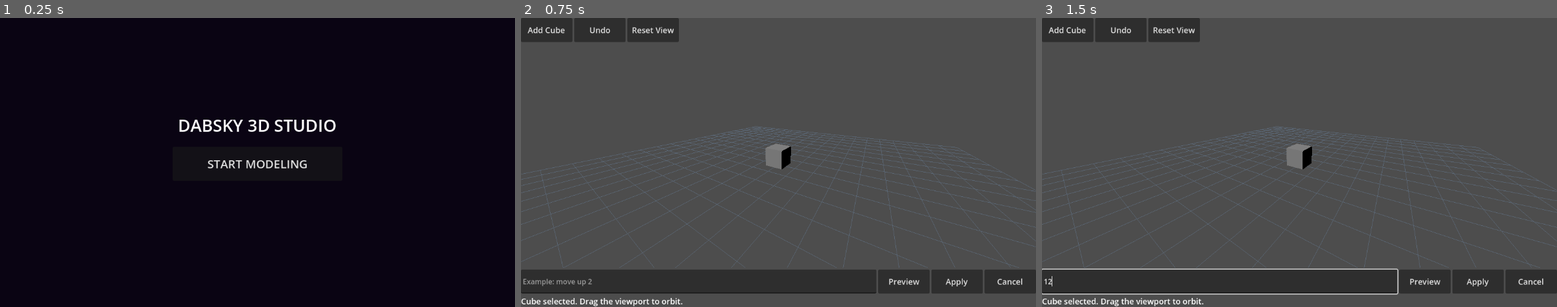
Above: before the commit, frames 1-3 (left to right).
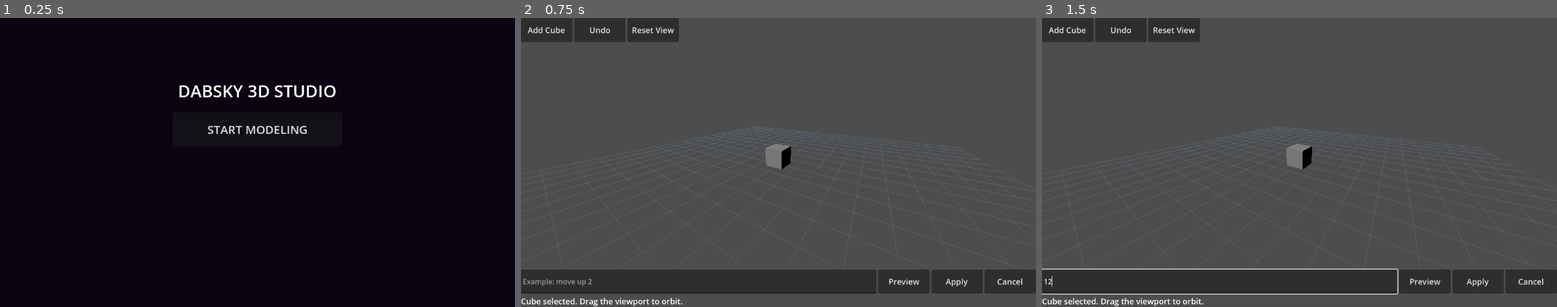
Above: after the commit, the same moments.

Repository: demetrecerrone-star/dabsky_3d
Game: Godot game, scene res://main.tscn
Two runs of this game, one before a commit and one after it. Both use one fixed random seed, a clock stepped at 60 frames per second and the inputs below.
Inputs (mouse positions are in pixels of both pictures, inside the frame that each line leads up to):
- Up to frame 1 (0.25 s): no input
- Up to frame 2 (0.75 s): click "START MODELING" at 0.5 s
- Up to frame 3 (1.5 s): click (1222, 280) at 1.27 s; type "12" at 1.35 s

The runs differ from the first frame. In frame 1, 1.7% of the frame differs, in the area x 34-66%, y 23-53%; in frame 2, nothing differs; in frame 3, nothing differs.

Commit message:
Prepare Dabsky 3D menu for muted looping video and branded emblem

Diff:
--- a/scripts/main.gd
+++ b/scripts/main.gd
@@ -202,6 +202,8 @@
 		menu_video = VideoStreamPlayer.new()
 		menu_video.set_anchors_and_offsets_preset(Control.PRESET_FULL_RECT)
 		menu_video.expand = true
+		menu_video.volume_db = -80.0
+		menu_video.mouse_filter = Control.MOUSE_FILTER_IGNORE
 		menu_video.stream = load("res://assets/dabsky-menu-loop.ogv")
 		menu_video.finished.connect(func(): menu_video.play())
 		menu_layer.add_child(menu_video)
@@ -213,10 +215,18 @@
 	menu_layer.add_child(shade)
 	var center := VBoxContainer.new()
 	center.set_anchors_and_offsets_preset(Control.PRESET_CENTER)
-	center.custom_minimum_size = Vector2(380, 220)
-	center.position = Vector2(-190, -110)
+	center.custom_minimum_size = Vector2(380, 374)
+	center.position = Vector2(-190, -187)
 	center.add_theme_constant_override("separation", 22)
 	menu_layer.add_child(center)
+	if ResourceLoader.exists("res://assets/dabsky-icon.png"):
+		var logo := TextureRect.new()
+		logo.texture = load("res://assets/dabsky-icon.png")
+		logo.custom_minimum_size = Vector2(154, 154)
+		logo.expand_mode = TextureRect.EXPAND_IGNORE_SIZE
+		logo.stretch_mode = TextureRect.STRETCH_KEEP_ASPECT_CENTERED
+		logo.mouse_filter = Control.MOUSE_FILTER_IGNORE
+		center.add_child(logo)
 	var heading := Label.new()
 	heading.text = "DABSKY 3D STUDIO"
 	heading.horizontal_alignment = HORIZONTAL_ALIGNMENT_CENTER
